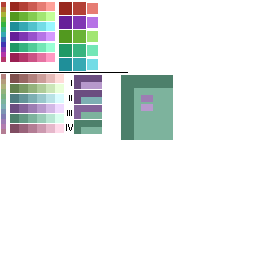
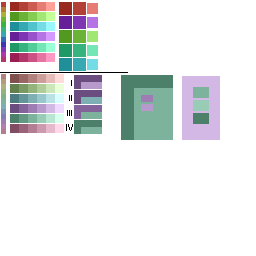
Layered file, before and after one edit (w=256, h=256). Changes by layer:
painted on "palettes" over [182,76,220,140]
